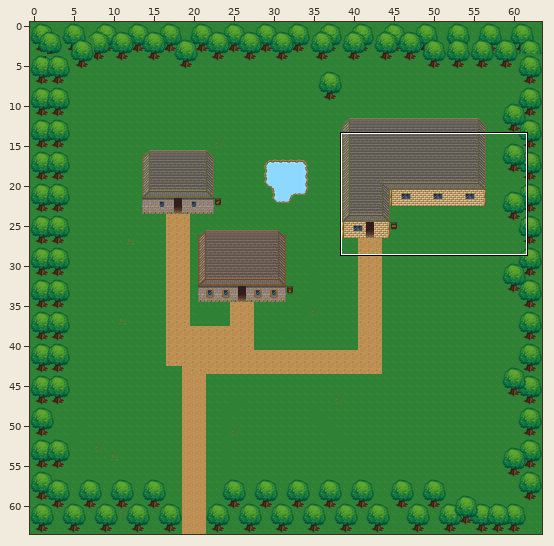
Tiled map (JSON) -- data/map/starttown.json. Above: a wide view before the commit, with the close-up outlined.
Close-up. Old version:
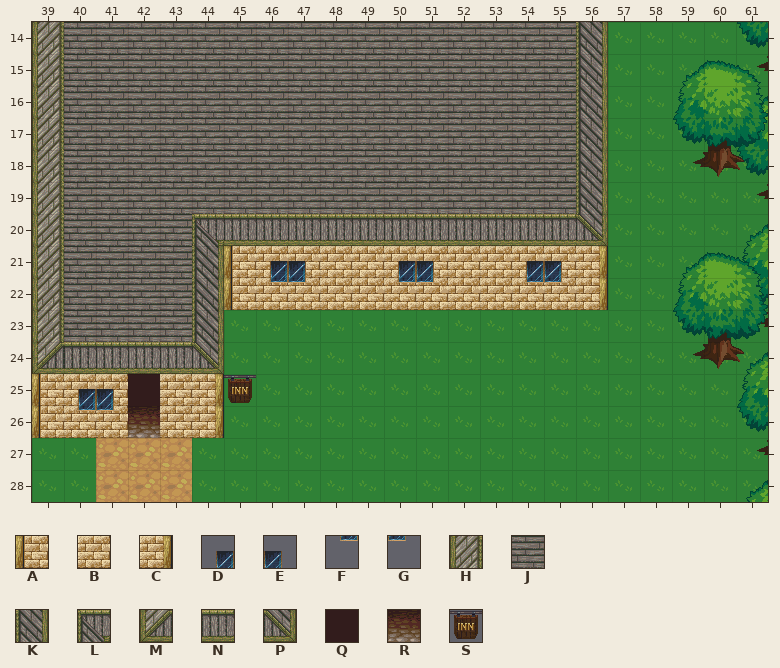
Cells are 32x32 px. Shown: x 39..61, y 14..28. The commit also changed other parts of the map, which this record leaves out.
Key: from "city1": A 32, B 33, C 34, D 168, E 169, F 176, G 177, H 197, J 198, K 199, L 204, M 205, N 206, P 207, Q 326, R 334; from "signs1": S 5.
_ is an empty cell.
Layers that did not change in this view are not listed.
Layer "inn-roof" before, first column x 39:
14 HJJJJJJJJJJJJJJJJK_____
15 HJJJJJJJJJJJJJJJJK_____
16 HJJJJJJJJJJJJJJJJK_____
17 HJJJJJJJJJJJJJJJJK_____
18 HJJJJJJJJJJJJJJJJK_____
19 HJJJJJJJJJJJJJJJJK_____
20 HJJJJLNNNNNNNNNNNP_____
21 HJJJJKABBBBBBBBBBC_____
22 HJJJJKABBBBBBBBBBC_____
23 HJJJJK_________________
24 MNNNNP_________________
25 ABBQBC_________________
26 ABBRBC_________________
27 _______________________
28 _______________________
Layer "inn-decoration" before, first column x 39:
14 _______________________
15 _______________________
16 _______________________
17 _______________________
18 _______________________
19 _______________________
20 _______________________
21 _______DE__DE__DE______
22 _______FG__FG__FG______
23 _______________________
24 _______________________
25 _DE___S________________
26 _FG____________________
27 _______________________
28 _______________________
The same view after the edit:
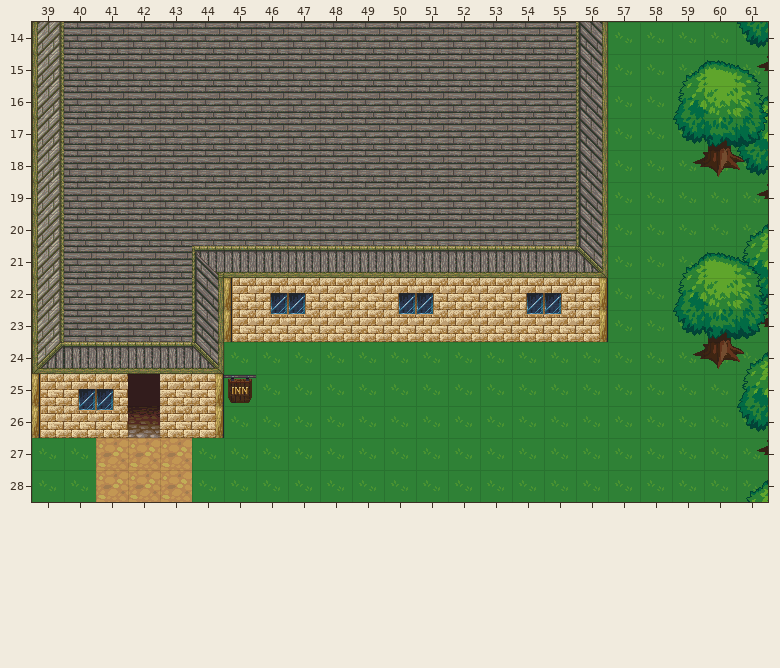
Change:
Changed rows in their new state; . is an unchanged cell.
Layer "inn-roof":
first column x 44:
20 JJJJJJJJJJJJK
21 LNNNNNNNNNNNP
23 .ABBBBBBBBBBC
Layer "inn-decoration":
first column x 46:
21 __..__..__
22 DE..DE..DE
23 FG..FG..FG
